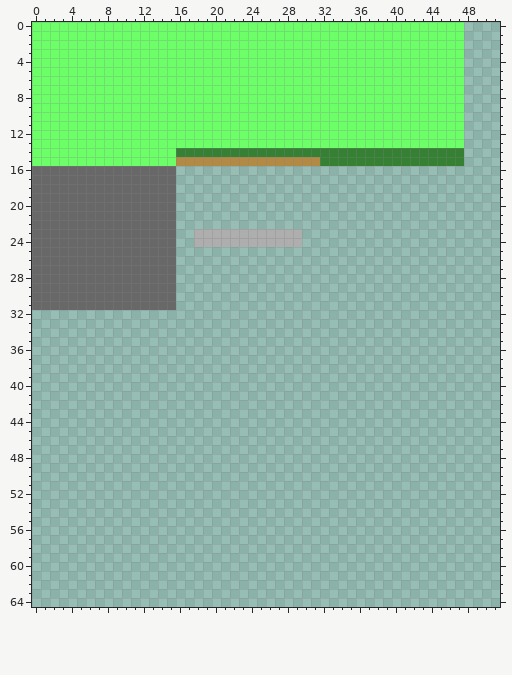
A sprite sheet gets an edit: builds/web/art/tiles.png. Above: the version before the commit.
The file is 128x128 pixels. Pixels under 10% opacity are left out. Colours within 5 levels of each other are drawn and written as one. Shown: x 0..51, y 0..64.
After the commit:
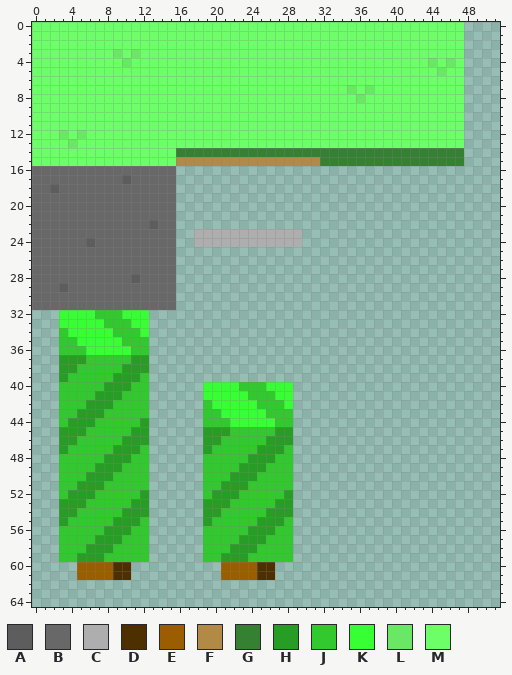
Palette (. is transparent): A #5d5d5d  B #686868  C #aeaeae  D #4d2f00  E #9a5e00  F #b38946  G #368034  H #289d25  J #31c92d  K #38ff33  L #69e765  M #6cff68
Edits made:
Colour B gives way to colour A in row 17 at x 10; in row 18 at x 2; in row 22 at x 13; in row 24 at x 6; in row 28 at x 11; in row 29 at x 3.
The edit adds colour D in rows 60 to 61 at x 9 to 10 and 25 to 26.
The edit adds colour E in rows 60 to 61 at x 5 to 8 and 21 to 24.
The edit adds colour H in row 37 at x 3 to 5 and 11 to 12; in row 38 at x 3 to 4 and 10 to 12; in row 39 at x 3 and 9 to 11; in row 40 at x 8 to 10; in row 41 at x 7 to 9; in row 42 at x 6 to 8.
The edit adds colour H in row 43 at x 5 to 7; in row 44 at x 4 to 6 and 12; in row 45 at x 3 to 5, 11 to 12, 19 to 21 and 27 to 28; in row 46 at x 3 to 4, 10 to 12, 19 to 20 and 26 to 28; in row 47 at x 3, 9 to 11, 19 and 25 to 27; in row 48 at x 8 to 10 and 24 to 26.
The edit adds colour H in row 49 at x 7 to 9 and 23 to 25; in row 50 at x 6 to 8 and 22 to 24; in row 51 at x 5 to 7 and 21 to 23; in row 52 at x 4 to 6, 12, 20 to 22 and 28; in row 53 at x 3 to 5, 11 to 12, 19 to 21 and 27 to 28; in row 54 at x 3 to 4, 10 to 12, 19 to 20 and 26 to 28.
The edit adds colour H in row 55 at x 3, 9 to 11, 19 and 25 to 27; in row 56 at x 8 to 10 and 24 to 26; in row 57 at x 7 to 9 and 23 to 25; in row 58 at x 6 to 8 and 22 to 24; in row 59 at x 5 to 7 and 21 to 23.
The edit adds colour J in row 32 at x 7 to 9; in row 33 at x 8 to 10; in row 34 at x 3 and 9 to 11; in row 35 at x 3 to 4 and 10 to 12; in row 36 at x 3 to 5 and 11 to 12; in row 37 at x 6 to 10.
The edit adds colour J in row 38 at x 5 to 9; in row 39 at x 4 to 8 and 12; in row 40 at x 3 to 7, 11 to 12 and 23 to 25; in row 41 at x 3 to 6, 10 to 12 and 24 to 26; in row 42 at x 3 to 5, 9 to 12, 19 and 25 to 27; in row 43 at x 3 to 4, 8 to 12, 19 to 20 and 26 to 28.
The edit adds colour J in row 44 at x 3, 7 to 11, 19 to 21 and 27 to 28; in row 45 at x 6 to 10 and 22 to 26; in row 46 at x 5 to 9 and 21 to 25; in row 47 at x 4 to 8, 12, 20 to 24 and 28; in row 48 at x 3 to 7, 11 to 12, 19 to 23 and 27 to 28; in row 49 at x 3 to 6, 10 to 12, 19 to 22 and 26 to 28.
The edit adds colour J in row 50 at x 3 to 5, 9 to 12, 19 to 21 and 25 to 28; in row 51 at x 3 to 4, 8 to 12, 19 to 20 and 24 to 28; in row 52 at x 3, 7 to 11, 19 and 23 to 27; in row 53 at x 6 to 10 and 22 to 26; in row 54 at x 5 to 9 and 21 to 25; in row 55 at x 4 to 8, 12, 20 to 24 and 28.
The edit adds colour J in row 56 at x 3 to 7, 11 to 12, 19 to 23 and 27 to 28; in row 57 at x 3 to 6, 10 to 12, 19 to 22 and 26 to 28; in row 58 at x 3 to 5, 9 to 12, 19 to 21 and 25 to 28; in row 59 at x 3 to 4, 8 to 12, 19 to 20 and 24 to 28.
The edit adds colour K in row 32 at x 3 to 6 and 10 to 12; in row 33 at x 3 to 7 and 11 to 12; in row 34 at x 4 to 8 and 12; in row 35 at x 5 to 9; in row 36 at x 6 to 10; in row 40 at x 19 to 22 and 26 to 28.
The edit adds colour K in row 41 at x 19 to 23 and 27 to 28; in row 42 at x 20 to 24 and 28; in row 43 at x 21 to 25; in row 44 at x 22 to 26.
Colour M gives way to colour L in row 3 at x 9 and 11; in row 4 at x 10, 44 and 46; in row 5 at x 45; in row 7 at x 35 and 37; in row 8 at x 36; in row 12 at x 3 and 5.
Colour M gives way to colour L in row 13 at x 4.
